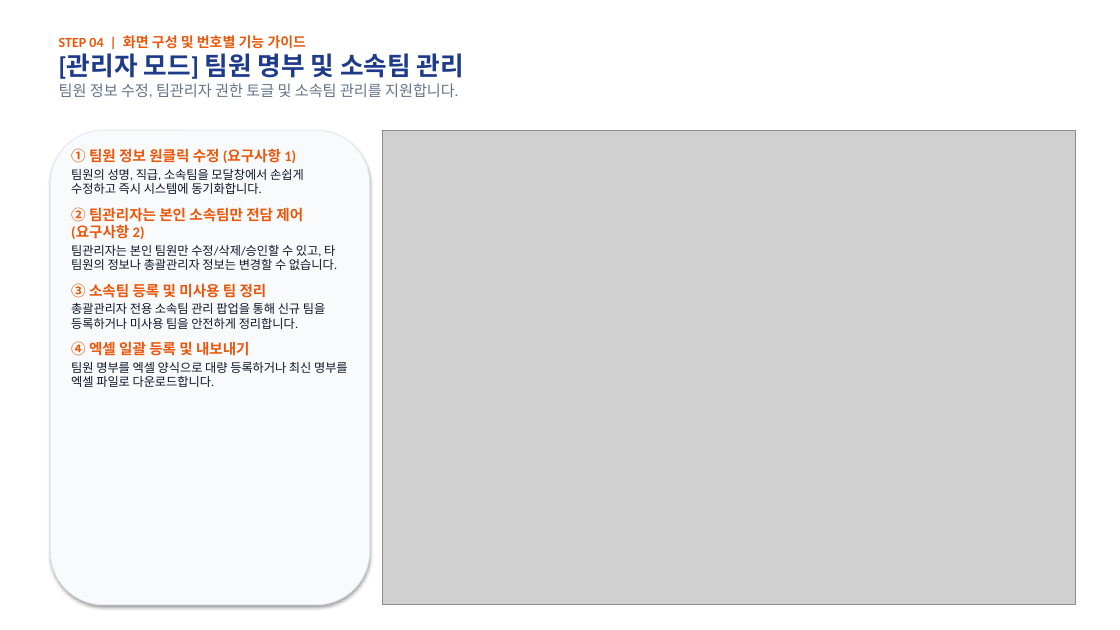
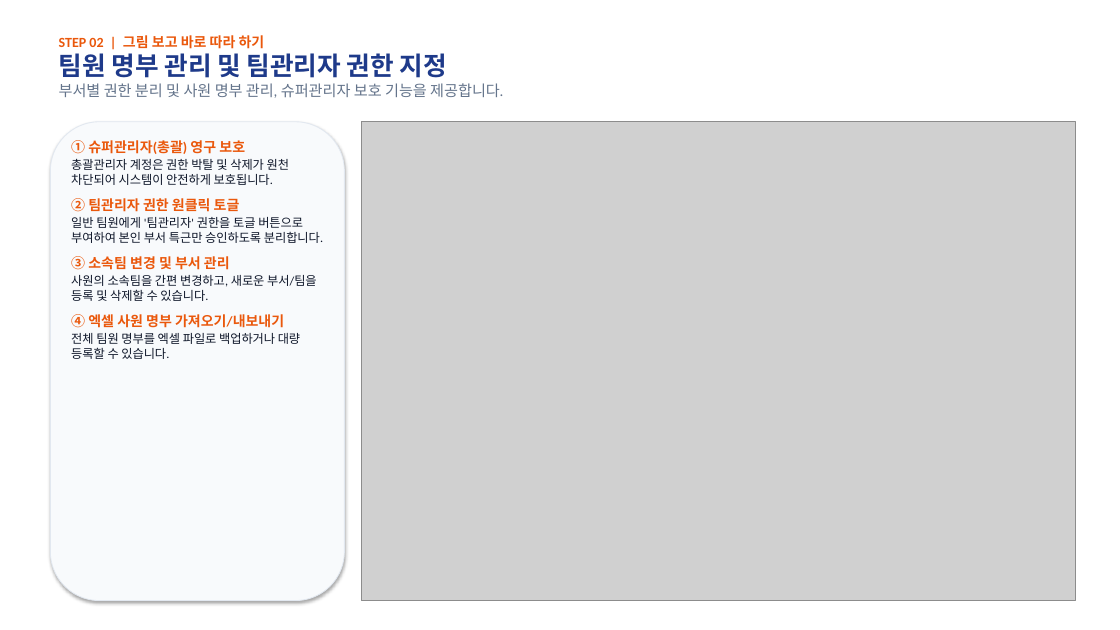
Before and after one commit to rorma34-lab/team-overtime-manager, a slide deck: slide 3 of Overtime_Admin_Manual.pptx (slide 5 before the commit). Drawn at 1120x630 pixels with LibreOffice and Linux fonts; fonts in the diff are those of the drawing; grey boxes stand for pictures. Boxes give left, top, right and bottom in pixels: in the first picture for what was removed or moved away, otherwise in the second. Text is boxed around its words. In the diff, an @@ line names an element or a change of style, - is before the commit and + after.

```diff
--- a/Overtime_Admin_Manual.pptx
+++ b/Overtime_Admin_Manual.pptx
@@ text at [59,35,503,98]: text changed @@
-STEP 04 | 화면 구성 및 번호별 기능 가이드
-[관리자 모드] 팀원 명부 및 소속팀 관리
-팀원 정보 수정, 팀관리자 권한 토글 및 소속팀 관리를 지원합니다.
+STEP 02 | 그림 보고 바로 따라 하기
+팀원 명부 관리 및 팀관리자 권한 지정
+부서별 권한 분리 및 사원 명부 관리, 슈퍼관리자 보호 기능을 제공합니다.
@@ rounded rectangle: place and size @@
-rounded rectangle at [50,130,370,605]
+rounded rectangle at [50,122,344,601]
@@ text at [71,140,323,359]: text changed @@
-① 팀원 정보 원클릭 수정 (요구사항 1)
-팀원의 성명, 직급, 소속팀을 모달창에서 손쉽게 수정하고 즉시 시스템에 동기화합니다.
-② 팀관리자는 본인 소속팀만 전담 제어 (요구사항 2)
-팀관리자는 본인 팀원만 수정/삭제/승인할 수 있고, 타 팀원의 정보나 총괄관리자 정보는 변경할 수 없습니다.
-③ 소속팀 등록 및 미사용 팀 정리
-총괄관리자 전용 소속팀 관리 팝업을 통해 신규 팀을 등록하거나 미사용 팀을 안전하게 정리합니다.
-④ 엑셀 일괄 등록 및 내보내기
-팀원 명부를 엑셀 양식으로 대량 등록하거나 최신 명부를 엑셀 파일로 다운로드합니다.
+① 슈퍼관리자(총괄) 영구 보호
+총괄관리자 계정은 권한 박탈 및 삭제가 원천 차단되어 시스템이 안전하게 보호됩니다.
+② 팀관리자 권한 원클릭 토글
+일반 팀원에게 '팀관리자' 권한을 토글 버튼으로 부여하여 본인 부서 특근만 승인하도록 분리합니다.
+③ 소속팀 변경 및 부서 관리
+사원의 소속팀을 간편 변경하고, 새로운 부서/팀을 등록 및 삭제할 수 있습니다.
+④ 엑셀 사원 명부 가져오기/내보내기
+전체 팀원 명부를 엑셀 파일로 백업하거나 대량 등록할 수 있습니다.
@@ picture: place and size @@
-picture at [382,130,1075,605]
+picture at [361,122,1075,601]
```
Also in this commit, not shown: 2 other slides changed, 3 slides added, 11 slides removed, 6 other files.
